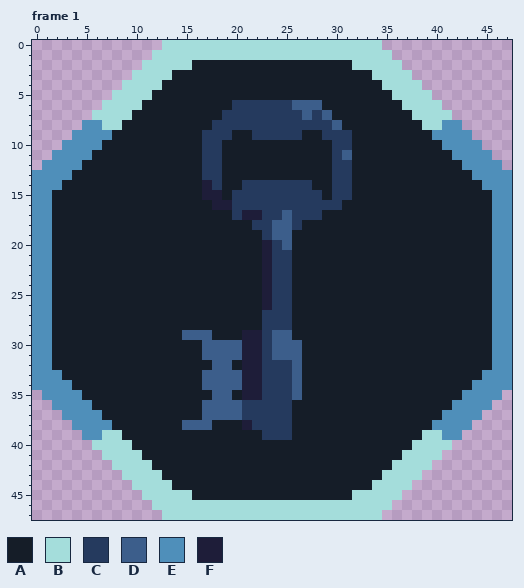
Pixel-art file, stored at ArcadePrototype/Assets/Art/Main/Colectables/OpenDoorKeys.aseprite. The picture above was drawn from the file before the commit.
48x48 pixels, 2 frames. Shown: frame 1. The commit also changed other frames, which this record leaves out.
Visible layers, top first: "Layer 3", "Layer 1".
Palette (. is transparent): A #151d28  B #a4dddb  C #253a5e  D #3c5e8b  E #4f8fba  F #1e1d39
Pixels before, frame 1, first column x 0:
 0 .............BBBBBBBBBBBBBBBBBBBBBB.............
 1 ............BBBBBBBBBBBBBBBBBBBBBBBB............
 2 ...........BBBBBAAAAAAAAAAAAAAAABBBBB...........
 3 ..........BBBBAAAAAAAAAAAAAAAAAAAABBBB..........
 4 .........BBBBAAAAAAAAAAAAAAAAAAAAAABBBB.........
 5 ........BBBBAAAAAAAAAAAAAAAAAAAAAAAABBBB........
 6 .......BBBBAAAAAAAAACCCCCCDDDAAAAAAAABBBB.......
 7 ......BBBBAAAAAAAAACCCCCCCCDCDAAAAAAAABBBB......
 8 .....EEBBAAAAAAAAACCCCCCCCCCCCDAAAAAAAABBEE.....
 9 ....EEEEAAAAAAAAACCCAACCCCCAACCCAAAAAAAAEEEE....
10 ...EEEEAAAAAAAAAACCAAAAAAAAAAACCAAAAAAAAAEEEE...
11 ..EEEEAAAAAAAAAAACCAAAAAAAAAAACDAAAAAAAAAAEEEE..
12 .EEEEAAAAAAAAAAAACCAAAAAAAAAAACCAAAAAAAAAAAEEEE.
13 EEEEAAAAAAAAAAAAACCAAAAAAAAAAACCAAAAAAAAAAAAEEEE
14 EEEAAAAAAAAAAAAAAFCAACCCCCCCAACCAAAAAAAAAAAAAEEE
15 EEAAAAAAAAAAAAAAAFFACCCCCCCCCACCAAAAAAAAAAAAAAEE
16 EEAAAAAAAAAAAAAAAAFFCCCCCCCCCCCAAAAAAAAAAAAAAAEE
17 EEAAAAAAAAAAAAAAAAAACFFCCDCCCAAAAAAAAAAAAAAAAAEE
18 EEAAAAAAAAAAAAAAAAAAAACCDDCAAAAAAAAAAAAAAAAAAAEE
19 EEAAAAAAAAAAAAAAAAAAAAACDDAAAAAAAAAAAAAAAAAAAAEE
20 EEAAAAAAAAAAAAAAAAAAAAAFCDAAAAAAAAAAAAAAAAAAAAEE
21 EEAAAAAAAAAAAAAAAAAAAAAFCCAAAAAAAAAAAAAAAAAAAAEE
22 EEAAAAAAAAAAAAAAAAAAAAAFCCAAAAAAAAAAAAAAAAAAAAEE
23 EEAAAAAAAAAAAAAAAAAAAAAFCCAAAAAAAAAAAAAAAAAAAAEE
24 EEAAAAAAAAAAAAAAAAAAAAAFCCAAAAAAAAAAAAAAAAAAAAEE
25 EEAAAAAAAAAAAAAAAAAAAAAFCCAAAAAAAAAAAAAAAAAAAAEE
26 EEAAAAAAAAAAAAAAAAAAAAAFCCAAAAAAAAAAAAAAAAAAAAEE
27 EEAAAAAAAAAAAAAAAAAAAAACCCAAAAAAAAAAAAAAAAAAAAEE
28 EEAAAAAAAAAAAAAAAAAAAAACCCAAAAAAAAAAAAAAAAAAAAEE
29 EEAAAAAAAAAAAAADDDAAAFFCDDAAAAAAAAAAAAAAAAAAAAEE
30 EEAAAAAAAAAAAAAAADDDDFFCDDDAAAAAAAAAAAAAAAAAAAEE
31 EEAAAAAAAAAAAAAAADDDDFFCDDDAAAAAAAAAAAAAAAAAAAEE
32 EEAAAAAAAAAAAAAAAADDAFFCCCDAAAAAAAAAAAAAAAAAAAEE
33 EEEAAAAAAAAAAAAAADDDDFFCCCDAAAAAAAAAAAAAAAAAAEEE
34 EEEEAAAAAAAAAAAAADDDDFFCCCDAAAAAAAAAAAAAAAAAEEEE
35 .EEEEAAAAAAAAAAAAADDAFFCCCDAAAAAAAAAAAAAAAAEEEE.
36 ..EEEEAAAAAAAAAAADDDDCCCCCAAAAAAAAAAAAAAAAEEEE..
37 ...EEEEAAAAAAAAAADDDDCCCCCAAAAAAAAAAAAAAAEEEE...
38 ....EEEEAAAAAAADDDAAAFCCCCAAAAAAAAAAAAAAEEEE....
39 .....EEBBAAAAAAAAAAAAAACCCAAAAAAAAAAAAABBEE.....
40 ......BBBBAAAAAAAAAAAAAAAAAAAAAAAAAAAABBBB......
41 .......BBBBAAAAAAAAAAAAAAAAAAAAAAAAAABBBB.......
42 ........BBBBAAAAAAAAAAAAAAAAAAAAAAAABBBB........
43 .........BBBBAAAAAAAAAAAAAAAAAAAAAABBBB.........
44 ..........BBBBAAAAAAAAAAAAAAAAAAAABBBB..........
45 ...........BBBBBAAAAAAAAAAAAAAAABBBBB...........
46 ............BBBBBBBBBBBBBBBBBBBBBBBB............
47 .............BBBBBBBBBBBBBBBBBBBBBB.............
After:
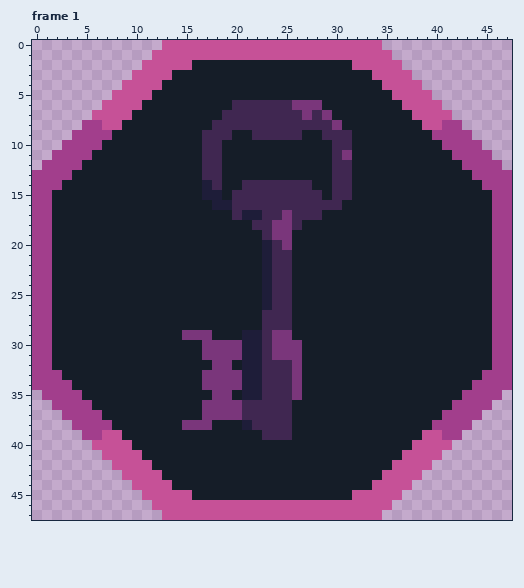
Diff:
colour B: #a4dddb -> #c65197
colour C: #253a5e -> #402751
colour D: #3c5e8b -> #7a367b
colour E: #4f8fba -> #a23e8c
